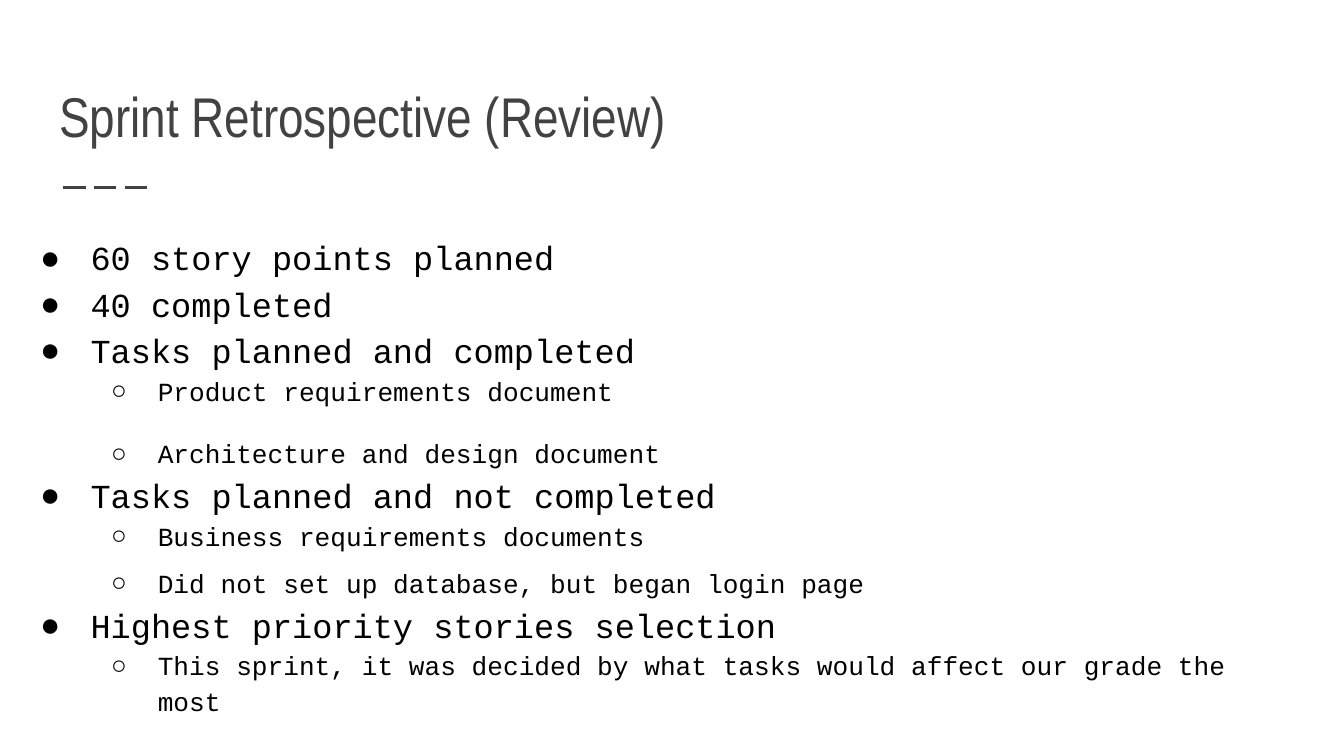
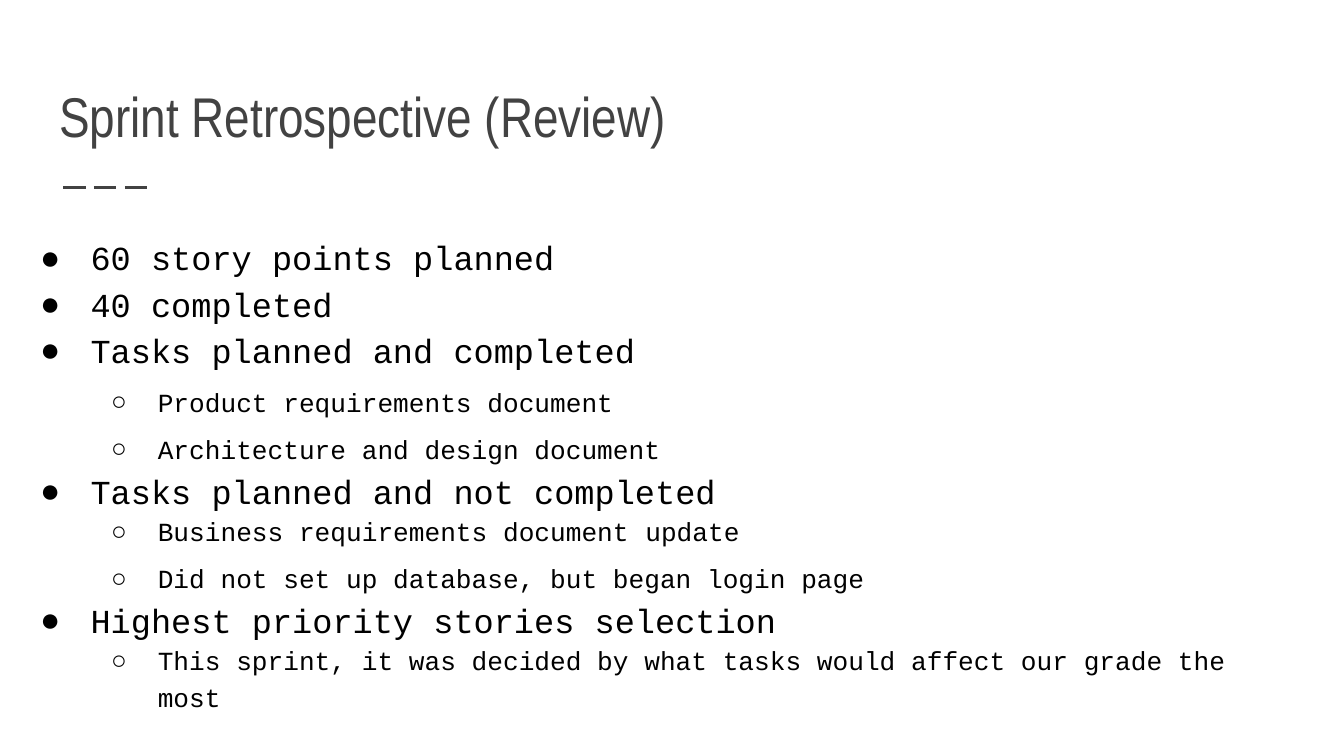
Before and after one commit to 491Project/491Project, a slide deck: slide 24 of Presentation Slides/Sprint 1 Presentation.pptx. Drawn at 1344x756 pixels with LibreOffice and Linux fonts; fonts in the diff are those of the drawing. Boxes give left, top, right and bottom in pixels: in the first picture for what was removed or moved away, otherwise in the second. Text is boxed around its words. In the diff, an @@ line names an element or a change of style, - is before the commit and + after.

Commit message:
updated presentation slides

```diff
--- a/Presentation Slides/Sprint 1 Presentation.pptx
+++ b/Presentation Slides/Sprint 1 Presentation.pptx
@@ text at [158, 393, 660, 465]: line spacing 1.15 to 1.5; line spacing 2 to 1.5 @@
@@ text at [158, 523, 739, 547]: text changed @@
-  ○ Business requirements documents
+  ○ Business requirements document update
```
Also in this commit, not shown: 1 other slide changed.
